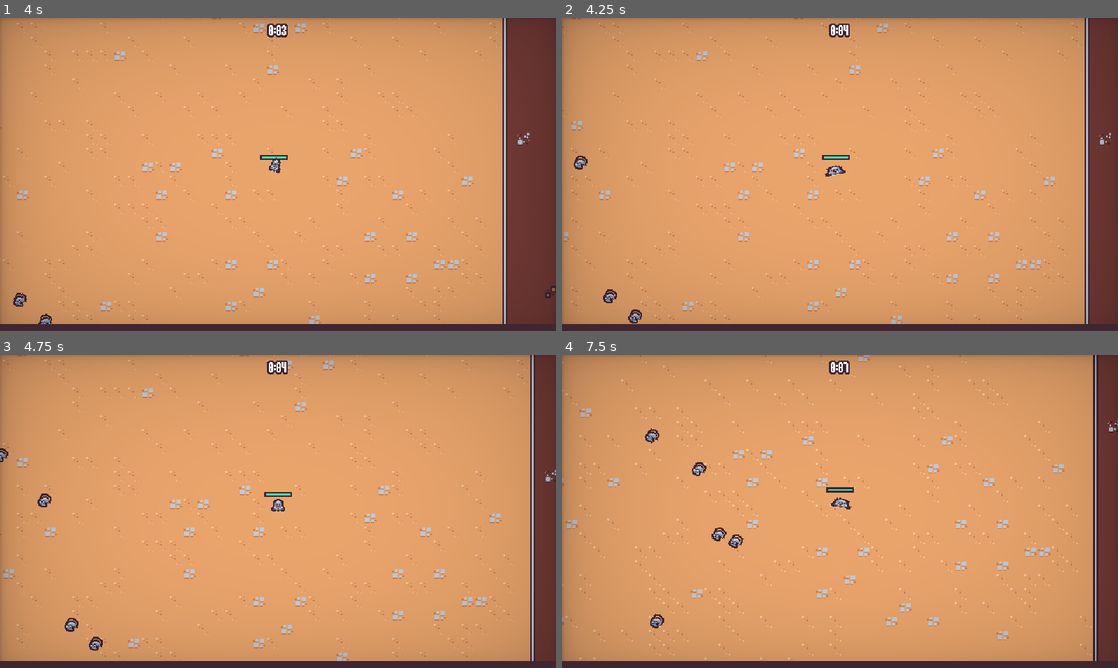
Above: before the commit, frames 1-4 (two rows, left to right).
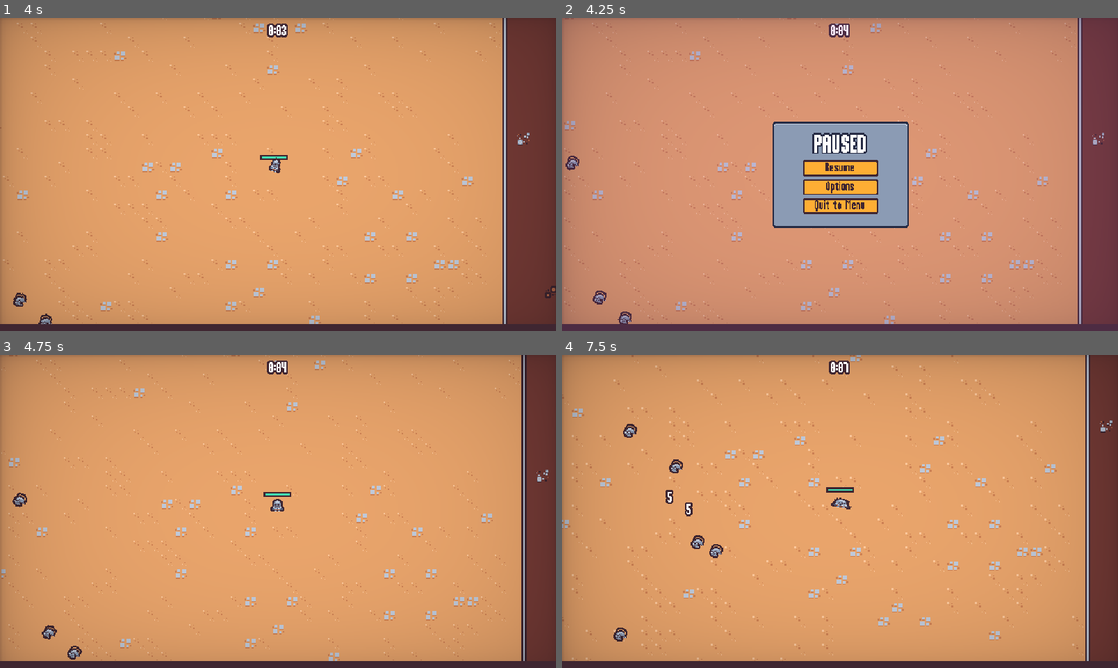
Above: after the commit, the same moments.

Repository: tes-b/godot_survival_totorial
Game: Godot game, scene res://scenes/main/main.tscn
Two runs of this game, one before a commit and one after it. Both use one fixed random seed, a clock stepped at 60 frames per second and the inputs below. This scene is started directly instead of the project's main scene.
Inputs (mouse positions are in pixels of both pictures, inside the frame that each line leads up to):
- Up to frame 1 (4 s): move the mouse to (400, 158) at 0.52 s; press the mouse at (400, 158) at 0.53 s; hold D (move_right) 0.53-1.28 s; move the mouse to (166, 190) at 1.27 s; release the mouse at (166, 190) at 1.28 s; hold S (move_down) 1.28-2.03 s; click (166, 190) at 1.35 s; move the mouse to (333, 105) at 2.02 s; press the mouse at (333, 105) at 2.03 s; hold D (move_right) 2.03-2.78 s; move the mouse to (250, 237) at 2.77 s; release the mouse at (250, 237) at 2.78 s; hold W (move_up) 2.78-3.53 s; click (250, 237) at 2.85 s; move the mouse to (444, 221) at 3.52 s; press the mouse at (444, 221) at 3.53 s; hold A (move_left) from 3.53 s (still down)
- Up to frame 2 (4.25 s): keep holding A (move_left); tap Escape (pause, bound only after the commit) at 4.15 s
- Up to frame 3 (4.75 s): release A (move_left) at 4.25 s; release the mouse at (444, 558) at 4.25 s; click (278, 505) at 4.25 s, where only the run after the commit has a clickable "Resume"
- Up to frame 4 (7.5 s): move the mouse to (673, 464) at 5.02 s; hold A (move_left) 5.03-5.78 s; click (673, 464) at 5.1 s; move the mouse to (867, 511) at 5.77 s; press the mouse at (867, 511) at 5.78 s; hold S (move_down) 5.78-6.53 s; move the mouse to (756, 433) at 6.52 s; release the mouse at (756, 433) at 6.53 s; hold D (move_right) 6.53-7.28 s; click (756, 433) at 6.6 s; move the mouse to (962, 495) at 7.27 s; press the mouse at (962, 495) at 7.28 s; hold W (move_up) from 7.28 s (still down)

Frame 1 is identical in both runs. In frame 2, 14% of the frame differs, in the area x 0-99%, y 0-98%; in frame 3, 6.7%; in frame 4, 7.4%.

Commit message:
65.creating a pause menu

Diff:
--- a/project.godot
+++ b/project.godot
@@ -75,6 +75,12 @@
 "events": [Object(InputEventMouseButton,"resource_local_to_scene":false,"resource_name":"","device":-1,"window_id":0,"a …(253 unchanged characters)…
 ]
 }
+pause={
+"deadzone": 0.5,
+"events": [Object(InputEventKey,"resource_local_to_scene":false,"resource_name":"","device":0,"window_id":0,"alt_pressed":false,"shift_pressed":false,"ctrl_pressed":false,"meta_pressed":false,"pressed":false,"keycode":0,"physical_keycode":4194305,"key_label":0,"unicode":0,"location":0,"echo":false,"script":null)
+, Object(InputEventKey,"resource_local_to_scene":false,"resource_name":"","device":0,"window_id":0,"alt_pressed":false,"shift_pressed":false,"ctrl_pressed":false,"meta_pressed":false,"pressed":false,"keycode":0,"physical_keycode":80,"key_label":0,"unicode":0,"location":0,"echo":false,"script":null)
+]
+}
 
 [layer_names]
 
--- a/scenes/main/main.gd
+++ b/scenes/main/main.gd
@@ -2,8 +2,17 @@
 
 @export var end_screen_scene: PackedScene
 
+var pause_menu_scene = preload("res://scenes/ui/pause_menu.tscn")
+
 func _ready() -> void:
 	%Player.health_component.died.connect(on_player_died)
+
+
+func _unhandled_input(event: InputEvent) -> void:
+	if event.is_action_pressed("pause"):
+		add_child(pause_menu_scene.instantiate())
+		get_tree().root.set_input_as_handled()
+
 
 func on_player_died():
 	var end_screen_instance = end_screen_scene.instantiate()
--- a/scenes/ui/options_menu.tscn
+++ b/scenes/ui/options_menu.tscn
@@ -6,6 +6,7 @@
 [ext_resource type="PackedScene" uid="uid://b5e0m3t661nif" path="res://scenes/ui/sound_button.tscn" id="3_yng12"]
 
 [node name="OptionsMenu" type="CanvasLayer"]
+layer = 2
 script = ExtResource("1_t51vy")
 
 [node name="TileMap" type="TileMap" parent="."]
@@ -110,3 +111,4 @@
 text = "Back"
 
 [node name="Vignette" parent="." instance=ExtResource("2_mhlta")]
+layer = 3
--- /dev/null
+++ b/scenes/ui/pause_menu.gd
@@ -0,0 +1,61 @@
+extends CanvasLayer
+
+@onready var panel_container = %PanelContainer
+
+var options_menu_scene = preload("res://scenes/ui/options_menu.tscn")
+var is_closing = false
+
+func _ready() -> void:
+	get_tree().paused = true
+	panel_container.pivot_offset = panel_container.size / 2
+
+	%ResumeButton.pressed.connect(on_resume_pressed)
+	%OptionsButton.pressed.connect(on_options_pressed)
+	%QuitButton.pressed.connect(on_quit_pressed)
+
+	$AnimationPlayer.play("default")
+
+	var tween = create_tween()
+	tween.tween_property(panel_container, "scale", Vector2.ZERO, 0)
+	tween.tween_property(panel_container, "scale", Vector2.ONE, .3) \
+	.set_ease(Tween.EASE_OUT).set_trans(Tween.TRANS_BACK)
+
+
+func on_resume_pressed():
+	close()
+
+
+func _unhandled_input(event: InputEvent) -> void:
+	if event.is_action_pressed("pause"):
+		close()
+		get_tree().root.set_input_as_handled()
+
+
+func close():
+	if is_closing: return
+	is_closing = true
+	$AnimationPlayer.play_backwards("default")
+
+	var tween = create_tween()
+	tween.tween_property(panel_container, "scale", Vector2.ONE, 0)
+	tween.tween_property(panel_container, "scale", Vector2.ZERO, .3) \
+	.set_ease(Tween.EASE_IN).set_trans(Tween.TRANS_BACK)
+
+	await tween.finished
+	get_tree().paused = false
+	queue_free()
+
+
+func on_options_pressed():
+	var options_menu_instance = options_menu_scene.instantiate()
+	add_child(options_menu_instance)
+	options_menu_instance.back_pressed.connect(on_options_back_pressed.bind(options_menu_instance))
+
+
+func on_quit_pressed():
+	get_tree().paused = false
+	get_tree().change_scene_to_file("res://scenes/ui/main_menu.tscn")
+
+
+func on_options_back_pressed(options_menu: Node):
+	options_menu.queue_free()
--- /dev/null
+++ b/scenes/ui/pause_menu.tscn
@@ -0,0 +1,119 @@
+[gd_scene load_steps=7 format=3 uid="uid://cvc5faf6j0208"]
+
+[ext_resource type="Script" path="res://scenes/ui/pause_menu.gd" id="1_vlacj"]
+[ext_resource type="PackedScene" uid="uid://b5e0m3t661nif" path="res://scenes/ui/sound_button.tscn" id="3_hx7l1"]
+
+[sub_resource type="Animation" id="Animation_kio0d"]
+length = 0.001
+tracks/0/type = "value"
+tracks/0/imported = false
+tracks/0/enabled = true
+tracks/0/path = NodePath("ColorRect:modulate")
+tracks/0/interp = 1
+tracks/0/loop_wrap = true
+tracks/0/keys = {
+"times": PackedFloat32Array(0),
+"transitions": PackedFloat32Array(1),
+"update": 0,
+"values": [Color(1, 1, 1, 1)]
+}
+
+[sub_resource type="Animation" id="Animation_k5ufm"]
+resource_name = "out"
+step = 0.05
+
+[sub_resource type="Animation" id="Animation_6ojlt"]
+resource_name = "default"
+length = 0.15
+step = 0.05
+tracks/0/type = "value"
+tracks/0/imported = false
+tracks/0/enabled = true
+tracks/0/path = NodePath("ColorRect:modulate")
+tracks/0/interp = 1
+tracks/0/loop_wrap = true
+tracks/0/keys = {
+"times": PackedFloat32Array(0, 0.15),
+"transitions": PackedFloat32Array(1, 1),
+"update": 0,
+"values": [Color(1, 1, 1, 0), Color(1, 1, 1, 1)]
+}
+
+[sub_resource type="AnimationLibrary" id="AnimationLibrary_5xwwp"]
+_data = {
+"RESET": SubResource("Animation_kio0d"),
+"default": SubResource("Animation_6ojlt"),
+"out": SubResource("Animation_k5ufm")
+}
+
+[node name="PauseMenu" type="CanvasLayer"]
+process_mode = 3
+script = ExtResource("1_vlacj")
+
+[node name="AnimationPlayer" type="AnimationPlayer" parent="."]
+libraries = {
+"": SubResource("AnimationLibrary_5xwwp")
+}
+
+[node name="ColorRect" type="ColorRect" parent="."]
+anchors_preset = 15
+anchor_right = 1.0
+anchor_bottom = 1.0
+grow_horizontal = 2
+grow_vertical = 2
+color = Color(0.607843, 0.298039, 0.639216, 0.352941)
+
+[node name="MarginContainer" type="MarginContainer" parent="."]
+anchors_preset = 15
+anchor_right = 1.0
+anchor_bottom = 1.0
+grow_horizontal = 2
+grow_vertical = 2
+
+[node name="PanelContainer" type="PanelContainer" parent="MarginContainer"]
+unique_name_in_owner = true
+custom_minimum_size = Vector2(180, 140)
+layout_mode = 2
+size_flags_horizontal = 4
+size_flags_vertical = 4
+
+[node name="MarginContainer" type="MarginContainer" parent="MarginContainer/PanelContainer"]
+layout_mode = 2
+theme_override_constants/margin_left = 8
+theme_override_constants/margin_top = 4
+theme_override_constants/margin_right = 8
+theme_override_constants/margin_bottom = 8
+
+[node name="VBoxContainer" type="VBoxContainer" parent="MarginContainer/PanelContainer/MarginContainer"]
+custom_minimum_size = Vector2(150, 0)
+layout_mode = 2
+size_flags_horizontal = 4
+size_flags_vertical = 4
+
+[node name="VBoxContainer" type="VBoxContainer" parent="MarginContainer/PanelContainer/MarginContainer/VBoxContainer"]
+custom_minimum_size = Vector2(100, 0)
+layout_mode = 2
+size_flags_horizontal = 4
+
+[node name="Label" type="Label" parent="MarginContainer/PanelContainer/MarginContainer/VBoxContainer/VBoxContainer"]
+layout_mode = 2
+theme_type_variation = &"BlueOutlineLabel"
+theme_override_font_sizes/font_size = 32
+text = "PAUSED
+"
+horizontal_alignment = 1
+
+[node name="ResumeButton" parent="MarginContainer/PanelContainer/MarginContainer/VBoxContainer/VBoxContainer" instance=ExtResource("3_hx7l1")]
+unique_name_in_owner = true
+layout_mode = 2
+text = "Resume"
+
+[node name="OptionsButton" parent="MarginContainer/PanelContainer/MarginContainer/VBoxContainer/VBoxContainer" instance=ExtResource("3_hx7l1")]
+unique_name_in_owner = true
+layout_mode = 2
+text = "Options"
+
+[node name="QuitButton" parent="MarginContainer/PanelContainer/MarginContainer/VBoxContainer/VBoxContainer" instance=ExtResource("3_hx7l1")]
+unique_name_in_owner = true
+layout_mode = 2
+text = "Quit to Menu"
